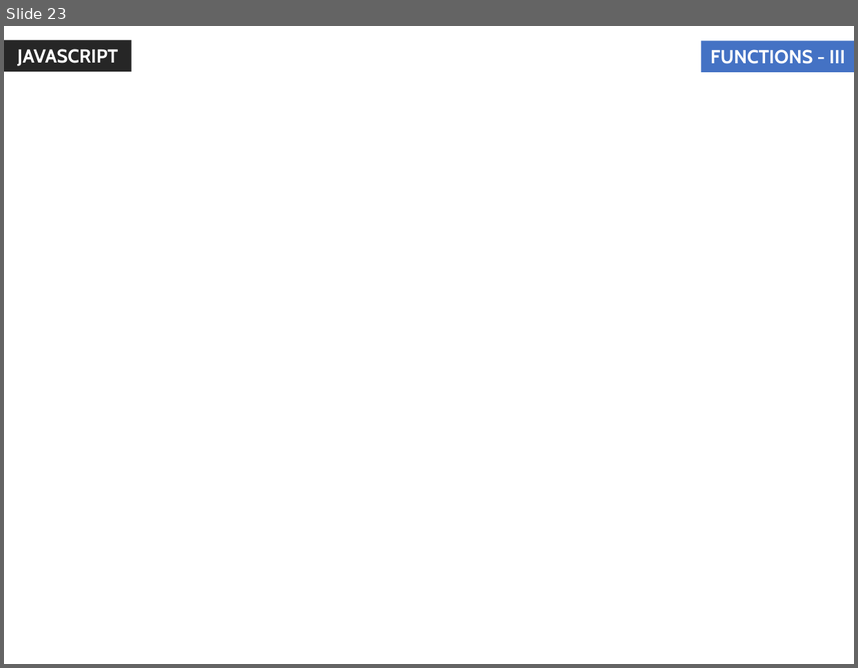
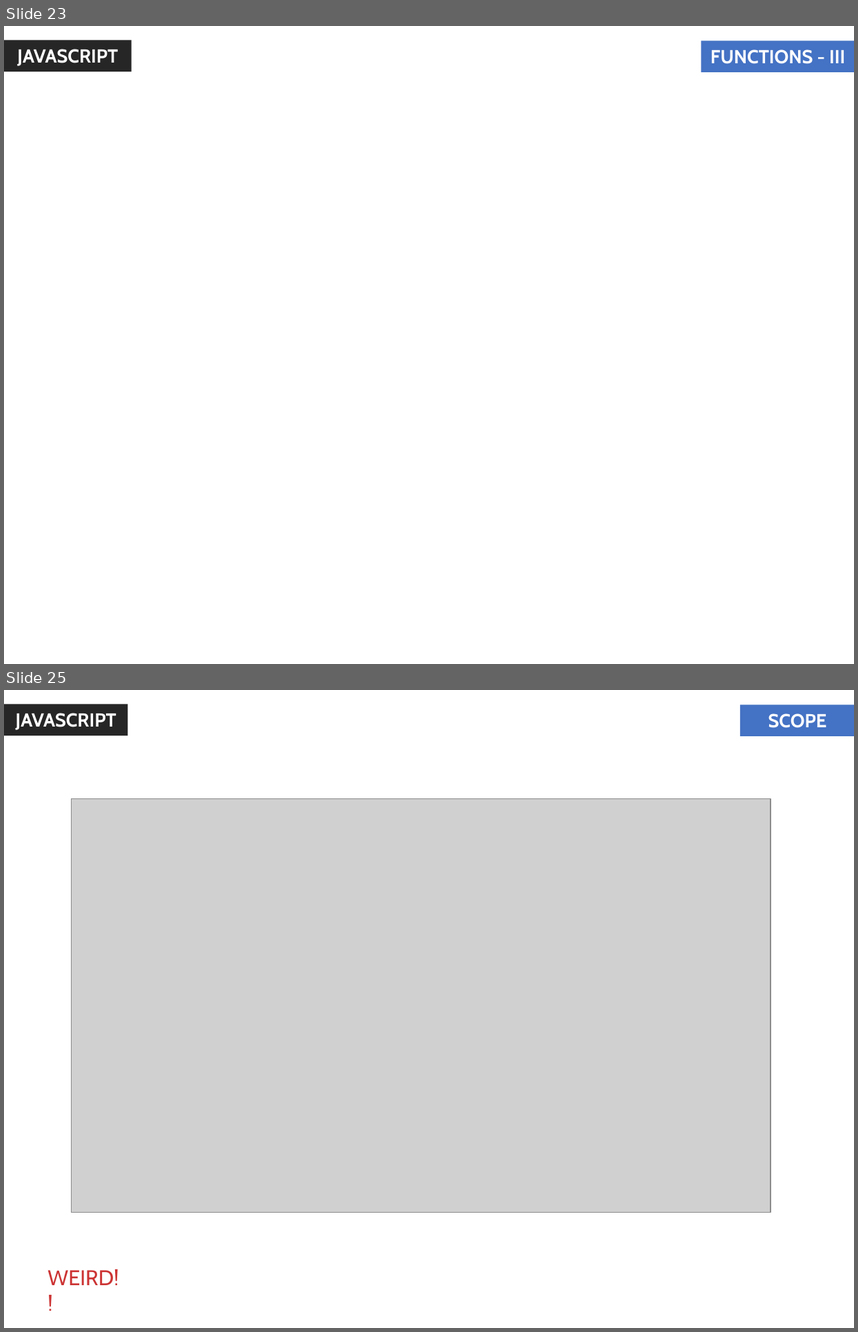
Before and after one commit to jharohit/web-fundamentals-course, a slide deck: Session III - Javascript/Session III - Javascript.pptx. Shown one above the other, each under a label of ours: slide 23 before the commit, slides 23 and 25 after it; the slides between them are not shown. The pictures are 858x668 and 858x1332 pixels, drawn with LibreOffice and Linux fonts; fonts in the diff are those of the drawing; grey boxes stand for pictures; background and template pictures are left out. Boxes give left, top, right and bottom in pixels: in the first picture for what was removed or moved away, otherwise in the second. Text is boxed around its words. In the diff, an @@ line names an element or a change of style, - is before the commit and + after.

```diff
--- a/Session III - Javascript/Session III - Javascript.pptx
+++ b/Session III - Javascript/Session III - Javascript.pptx
@@ slide 25 added at [4, 690, 854, 1328], background #FFFFFF @@
@@ rectangle added at [4, 704, 128, 736], fill #262626, 16 pt, text #FFFFFF, bold @@
+JAVASCRIPT
@@ rectangle added at [740, 704, 854, 736], fill #4472C4, 16 pt, text #FFFFFF, bold @@
+SCOPE
@@ picture added at [71, 799, 771, 1212] @@
@@ text added at [47, 1269, 119, 1285], 18 pt, text #CC3333 @@
+WEIRD!!
```
Also in this commit, not shown: 4 other slides added, 1 slide removed.
